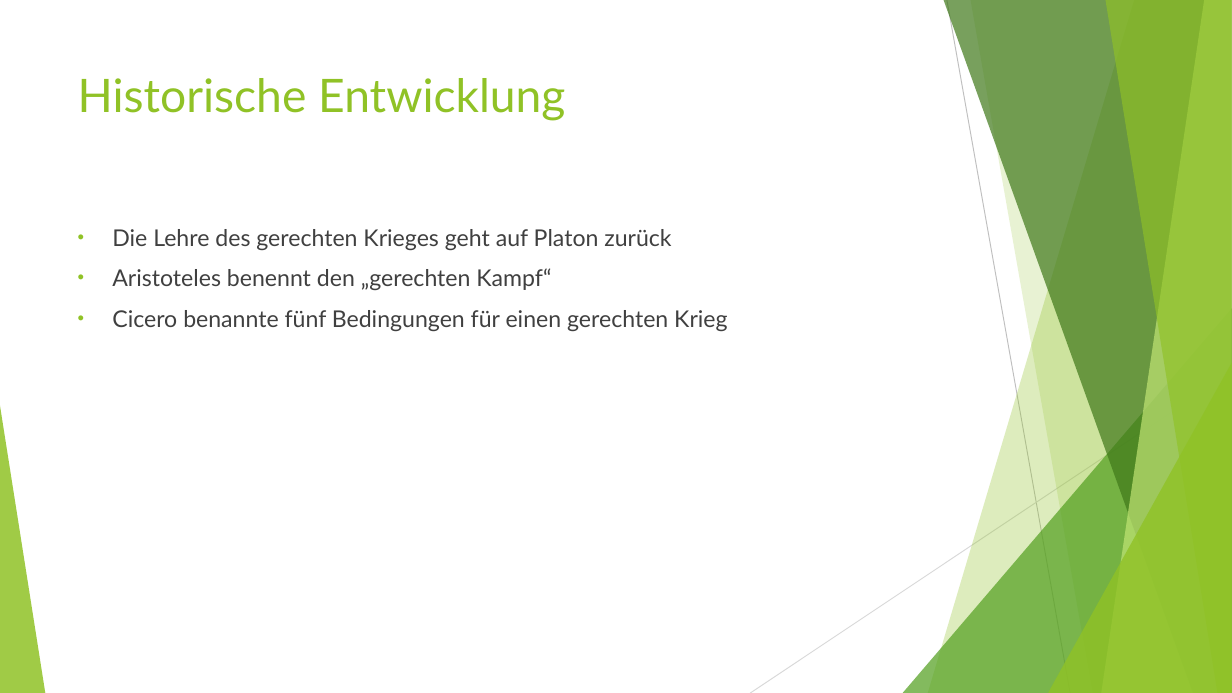
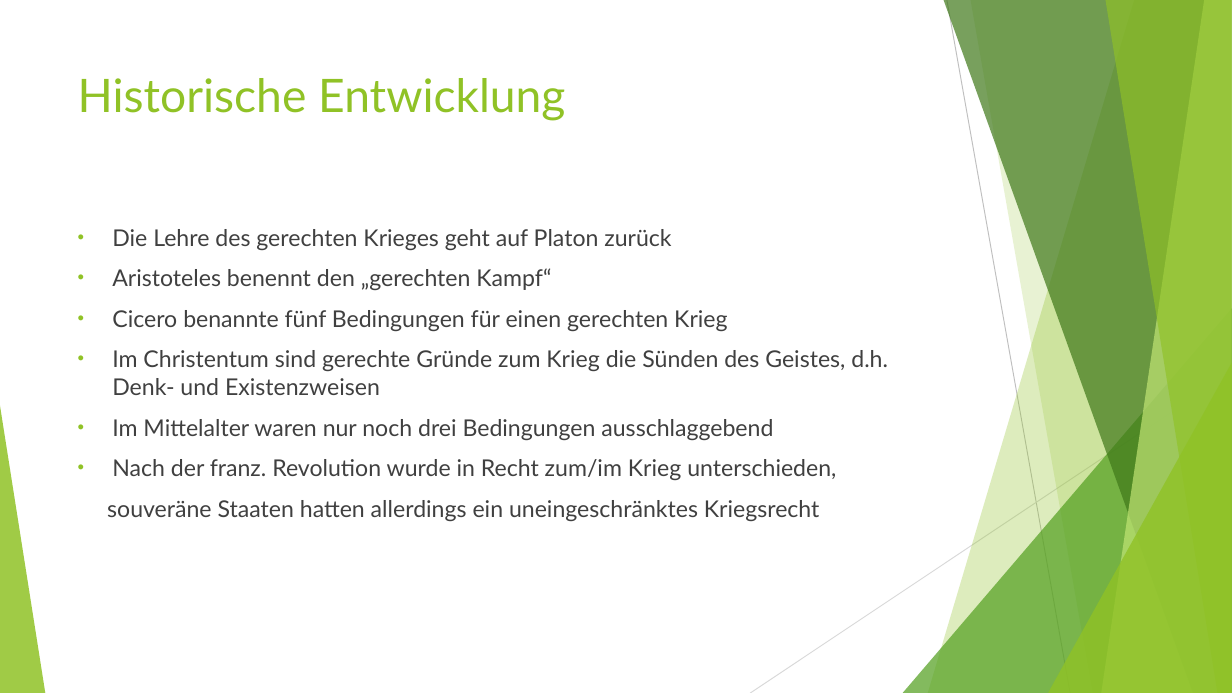
Before and after one commit to DominikEisele/gerechter_Krieg, a slide deck: slide 5 of gerechter_krieg_ethik.pptx. Drawn at 1232x693 pixels with LibreOffice and Linux fonts; fonts in the diff are those of the drawing. Boxes give left, top, right and bottom in pixels: in the first picture for what was removed or moved away, otherwise in the second. Text is boxed around its words. In the diff, an @@ line names an element or a change of style, - is before the commit and + after.

```diff
--- a/gerechter_krieg_ethik.pptx
+++ b/gerechter_krieg_ethik.pptx
@@ text at [107, 350, 888, 521]: paragraphs added @@
+• Im Christentum sind gerechte Gründe zum Krieg die Sünden des Geistes, d.h. Denk- und Existenzweisen
+• Im Mittelalter waren nur noch drei Bedingungen ausschlaggebend
+• Nach der franz. Revolution wurde in Recht zum/im Krieg unterschieden,
+souveräne Staaten hatten allerdings ein uneingeschränktes Kriegsrecht
```
Also in this commit, not shown: 1 other slide changed.
